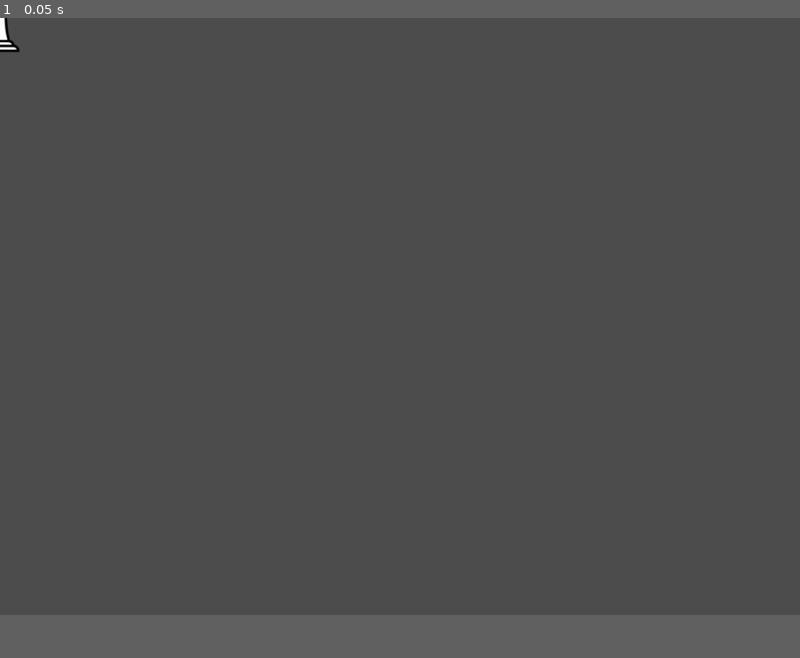
Above: before the commit, frame 1.
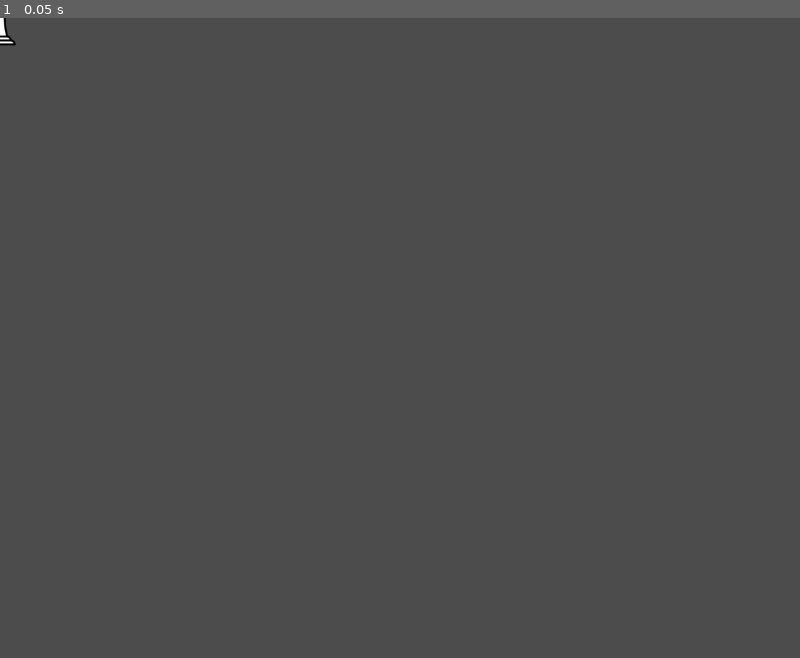
Above: after the commit, the same moment.

Repository: delington/Godot-Onitama
Game: Godot game, scene res://master/Master.tscn
Two runs of this game, one before a commit and one after it. Both use one fixed random seed, a clock stepped at 60 frames per second and the inputs below. This scene is started directly instead of the project's main scene.
Inputs:
- Up to frame 1 (0.05 s): no input
In our replay, the window is 800x597 before the commit and 800x640 after it. These sizes can differ from the game's own. Grey fills any space a smaller window leaves; there, only what the larger window draws over its background counts as a difference.

The runs differ from the first frame. In frame 1, less than 0.1% of the frame differs, in the area x 0-3%, y 0-6%.

Commit message:
- add Utils autoload script to handle object selection by left mouse button, extracted left mouse button press handle into Utils.gd - add sprite as a background for board, change pawns placing order (red -> blue, blue -> red), - add Card scene with image - add icon to the game

Diff:
--- a/AutoLoadScripts/Global.gd
+++ b/AutoLoadScripts/Global.gd
@@ -4,6 +4,7 @@
 const PLAYER_COLOR = Color.firebrick
 const ENEMY_COLOR = Color.royalblue
 const SELECTION_COLOR = Color.white
+const BACKGROUND_COLOR = Color.burlywood
 
 
 # Called when the node enters the scene tree for the first time.
--- /dev/null
+++ b/AutoLoadScripts/Utils.gd
@@ -0,0 +1,24 @@
+extends Node2D
+
+var selection_color = Global.SELECTION_COLOR
+
+# Called when the node enters the scene tree for the first time.
+func _ready():
+	pass # Replace with function body.
+
+
+func set_unselected(sprite: Sprite):
+	sprite.selected = false
+	sprite.set_modulate(sprite.color)
+
+func set_selected(sprite: Sprite):
+	sprite.selected = true
+	sprite.set_modulate(selection_color)
+	sprite.modulate.a = 5
+
+func handle_left_mouse_button_selection(event, sprite: Sprite):
+	if event is InputEventMouseButton and event.pressed and event.button_index == BUTTON_LEFT:
+		if (sprite.selected):
+			set_unselected(sprite)
+		else:
+			set_selected(sprite)
--- /dev/null
+++ b/AutoLoadScripts/Utils.tscn
@@ -0,0 +1,6 @@
+[gd_scene load_steps=2 format=2]
+
+[ext_resource path="res://AutoLoadScripts/Utils.gd" type="Script" id=1]
+
+[node name="Node2D" type="Node2D"]
+script = ExtResource( 1 )
--- a/Game.tscn
+++ b/Game.tscn
@@ -1,11 +1,16 @@
-[gd_scene load_steps=4 format=2]
+[gd_scene load_steps=6 format=2]
 
 [ext_resource path="res://grid/Grid.gd" type="Script" id=1]
 [ext_resource path="res://grid/grid_lines_tileset.tres" type="TileSet" id=2]
 [ext_resource path="res://grid/GridVisualizer.gd" type="Script" id=3]
+[ext_resource path="res://card/Card.tscn" type="PackedScene" id=4]
+[ext_resource path="res://img/field.png" type="Texture" id=6]
 
-[node name="Node2D" type="Node2D"]
-position = Vector2( 256, 192 )
+[node name="Game" type="Node2D"]
+position = Vector2( 387, 240 )
+
+[node name="Card" parent="." instance=ExtResource( 4 )]
+position = Vector2( 66, 617 )
 
 [node name="Grid" type="TileMap" parent="."]
 unique_name_in_owner = true
@@ -14,5 +19,9 @@
 format = 1
 script = ExtResource( 1 )
 
+[node name="Background" type="Sprite" parent="Grid"]
+position = Vector2( 250, 250 )
+texture = ExtResource( 6 )
+
 [node name="Grid Visualizer" type="Node2D" parent="Grid"]
 script = ExtResource( 3 )
--- /dev/null
+++ b/card/Card.tscn
@@ -0,0 +1,30 @@
+[gd_scene load_steps=6 format=2]
+
+[ext_resource path="res://card/img/Boar.png" type="Texture" id=1]
+[ext_resource path="res://fonts/Roboto-Black.ttf" type="DynamicFontData" id=2]
+[ext_resource path="res://card/Card.gd" type="Script" id=3]
+
+[sub_resource type="RectangleShape2D" id=1]
+extents = Vector2( 64, 84 )
+
+[sub_resource type="DynamicFont" id=2]
+size = 30
+font_data = ExtResource( 2 )
+
+[node name="Card" type="Sprite"]
+texture = ExtResource( 1 )
+script = ExtResource( 3 )
+
+[node name="Area2D" type="Area2D" parent="."]
+
+[node name="CollisionShape2D" type="CollisionShape2D" parent="Area2D"]
+position = Vector2( 0, 20 )
+shape = SubResource( 1 )
+
+[node name="Title" type="Label" parent="."]
+margin_left = -64.0
+margin_top = 72.0
+margin_right = -1.0
+margin_bottom = 108.0
+custom_fonts/font = SubResource( 2 )
+text = "Boar"
--- a/grid/Grid.gd
+++ b/grid/Grid.gd
@@ -25,8 +25,8 @@
 		for y in range(grid_size.y):
 			grid[x].append(EMPTY)
 
-	place_player_pawns(4, ENEMY_STUDENT, ENEMY_MASTER, ENEMY_COLOR)
-	place_player_pawns(0, STUDENT, MASTER, PLAYER_COLOR)
+	place_player_pawns(0, ENEMY_STUDENT, ENEMY_MASTER, ENEMY_COLOR)
+	place_player_pawns(4, STUDENT, MASTER, PLAYER_COLOR)
 
 func place_player_pawns(row_index, student_type, master_type, color):
 	for i in 5:
--- a/grid/GridVisualizer.gd
+++ b/grid/GridVisualizer.gd
@@ -1,10 +1,10 @@
 extends Node2D
 
-const BACKGROUND_COLOR = Color.burlywood
+const BACKGROUND_COLOR = Global.BACKGROUND_COLOR
 const LINE_COLOR = Color(0, 0, 0, 0.2)
 const LINE_WIDTH = 2
-const RED_PLAYER_SENTRY_COLOR = Color( 0.698039, 0.133333, 0.133333, 0.2 )
-const BLUE_PLAYER_SENTRY_COLOR = Color( 0.254902, 0.411765, 0.882353, 0.2 )
+const RED_PLAYER_SENTRY_COLOR = Color( 0.698039, 0.133333, 0.133333, 0.2 ) #firebrick
+const BLUE_PLAYER_SENTRY_COLOR = Color( 0.254902, 0.411765, 0.882353, 0.2 ) #royalblue
 
 onready var grid = $"%Grid"
 
@@ -13,11 +13,12 @@
 
 func _draw():
 	#var window_size = OS.get_window_size()
-	draw_background()
-	draw_player_sanctuary(Vector2(2, 0), RED_PLAYER_SENTRY_COLOR)
-	draw_player_sanctuary(Vector2(2, 4), BLUE_PLAYER_SENTRY_COLOR)
-	draw_columns()
-	draw_rows()
+	#draw_background()
+	#draw_player_sanctuary(Vector2(2, 0), RED_PLAYER_SENTRY_COLOR)
+	#draw_player_sanctuary(Vector2(2, 4), BLUE_PLAYER_SENTRY_COLOR)
+	#draw_columns()
+	#draw_rows()
+	pass
 
 func draw_background():
 	var grid_size = grid.grid_size.x * grid.tile_size.x
--- a/master/Master.gd
+++ b/master/Master.gd
@@ -3,24 +3,10 @@
 
 var selected: bool = false
 var color: Color
-var selection_color = Global.SELECTION_COLOR
 
 # Called when the node enters the scene tree for the first time.
 func _ready():
 	pass # Replace with function body.
 
-func set_unselected():
-	self.selected = false
-	self.set_modulate(self.color)
-
-func set_selected():
-	self.selected = true
-	self.set_modulate(selection_color)
-	self.modulate.a = 5
-
 func _on_MasterArea_input_event(viewport, event, shape_idx):
-	if event is InputEventMouseButton and event.pressed and event.button_index == BUTTON_LEFT:
-		if (selected):
-			set_unselected()
-		else:
-			set_selected()
+	Utils.handle_left_mouse_button_selection(event, self)
--- a/project.godot
+++ b/project.godot
@@ -12,16 +12,17 @@
 
 config/name="Onitama"
 run/main_scene="res://Game.tscn"
-config/icon="res://icon.png"
+config/icon="res://icon.PNG"
 
 [autoload]
 
 Global="*res://AutoLoadScripts/Global.gd"
+Utils="*res://AutoLoadScripts/Utils.tscn"
 
 [display]
 
-window/size/width=1028
-window/size/height=768
+window/size/width=1280
+window/size/height=1024
 
 [gui]
 
--- a/student/Student.gd
+++ b/student/Student.gd
@@ -3,24 +3,10 @@
 
 var selected: bool = false
 var color: Color
-var selection_color = Global.SELECTION_COLOR
 
 # Called when the node enters the scene tree for the first time.
 func _ready():
 	pass # Replace with function body.
 
-func set_unselected():
-	self.selected = false
-	self.set_modulate(self.color)
-
-func set_selected():
-	self.selected = true
-	self.set_modulate(selection_color)
-	self.modulate.a = 5
-
 func _on_StudentArea_input_event(viewport, event, shape_idx):
-	if event is InputEventMouseButton and event.pressed and event.button_index == BUTTON_LEFT:
-		if (selected):
-			set_unselected()
-		else:
-			set_selected()
+	Utils.handle_left_mouse_button_selection(event, self)
Binary file added: card/img/Boar.png
Binary file added: fonts/Roboto-Black.ttf
Binary file added: icon.ico
Binary file changed: icon.png
Binary file added: img/field.png
